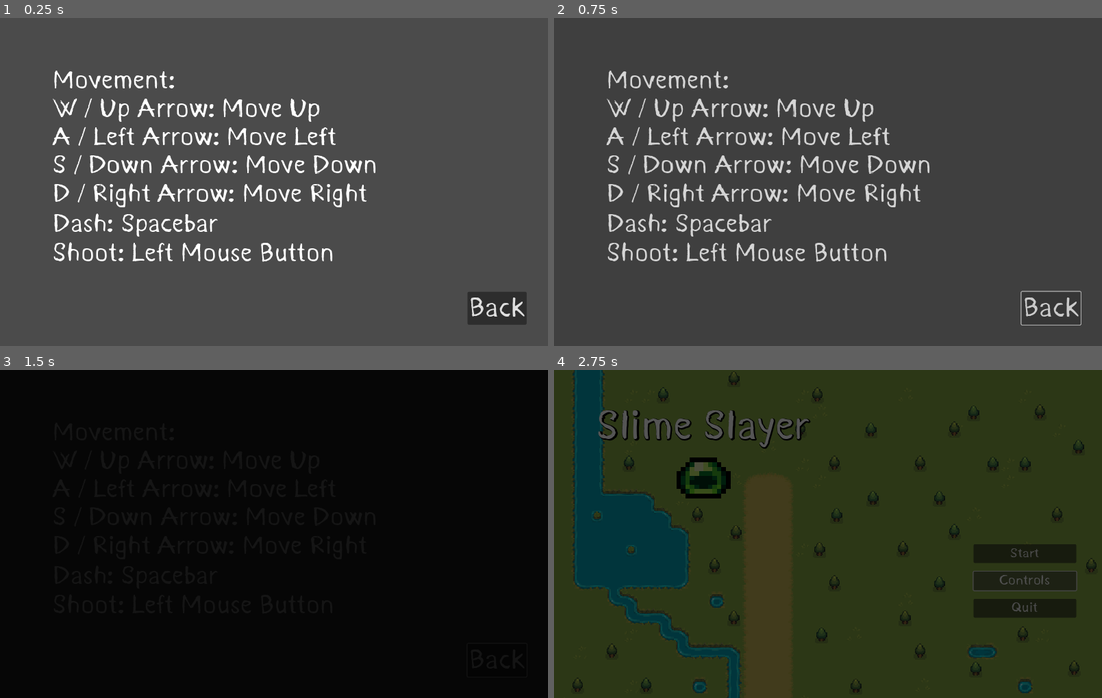
Above: before the commit, frames 1-4 (two rows, left to right).
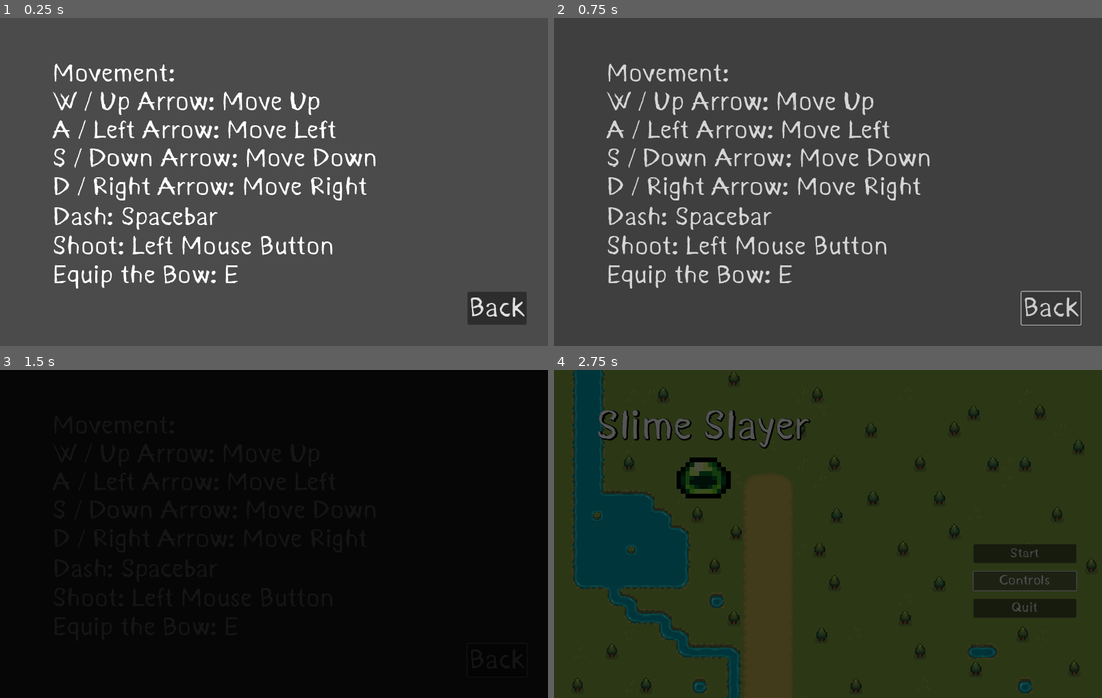
Above: after the commit, the same moments.

Repository: Felipesmarq/Slime_Slayer
Game: Godot game, scene res://Scenes/controls.tscn
The game is run twice, just before and just after one commit, with the same random seed, the same clock (stepped at 60 frames per second) and the same inputs. This scene is started directly instead of the project's main scene.
Inputs (mouse positions are in pixels of both pictures, inside the frame that each line leads up to):
- Up to frame 1 (0.25 s): no input
- Up to frame 2 (0.75 s): click "Back" at 0.5 s
- Up to frame 3 (1.5 s): move the mouse to (394, 517) at 1.27 s; hold D (move_right) from 1.28 s (still down); tap E (e) at 1.35 s
- Up to frame 4 (2.75 s): release D (move_right) at 2 s; click "Controls" at 2 s

The runs differ from the first frame. In frame 1, 8.9% of the frame differs, in the area x 9-69%, y 13-83%; in frame 2, 8.7%; in frame 3, less than 0.1%; in frame 4, nothing differs.

Commit message:
Ajeitando a control scene

Diff:
--- a/Scenes/controls.tscn
+++ b/Scenes/controls.tscn
@@ -77,5 +77,10 @@
 text = "Shoot: Left Mouse Button"
 label_settings = SubResource("LabelSettings_n27gm")
 
+[node name="Label4" type="Label" parent="BoxContainer2"]
+layout_mode = 2
+text = "Equip the Bow: E"
+label_settings = SubResource("LabelSettings_n27gm")
+
 [node name="button_sound" type="AudioStreamPlayer2D" parent="."]
 stream = ExtResource("3_obq37")
